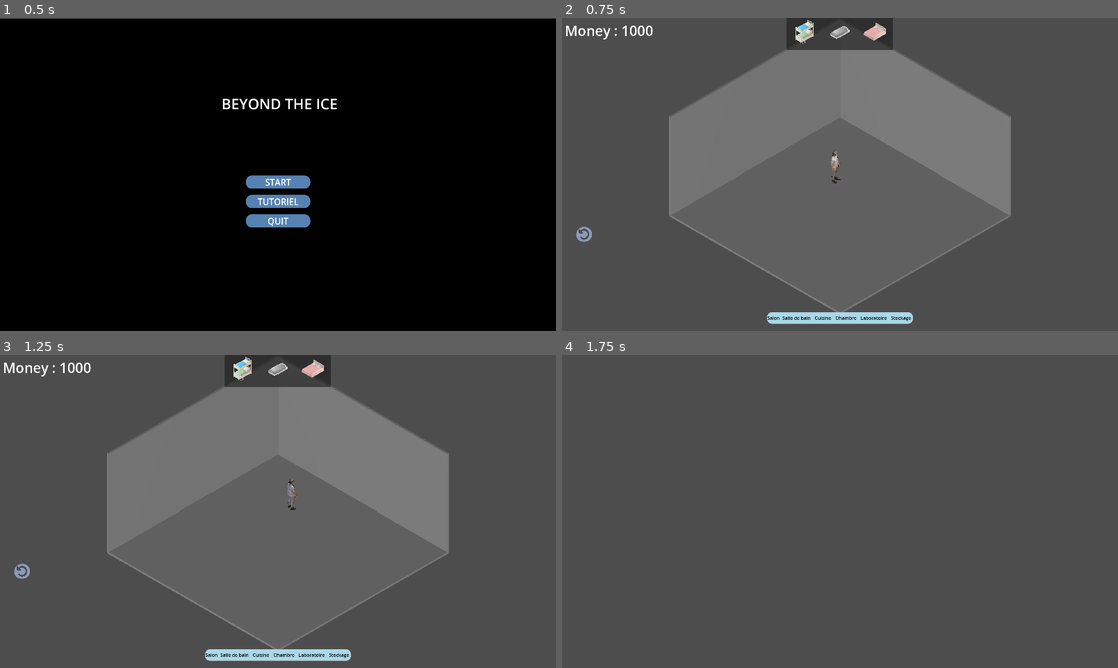
Above: before the commit, frames 1-4 (two rows, left to right).
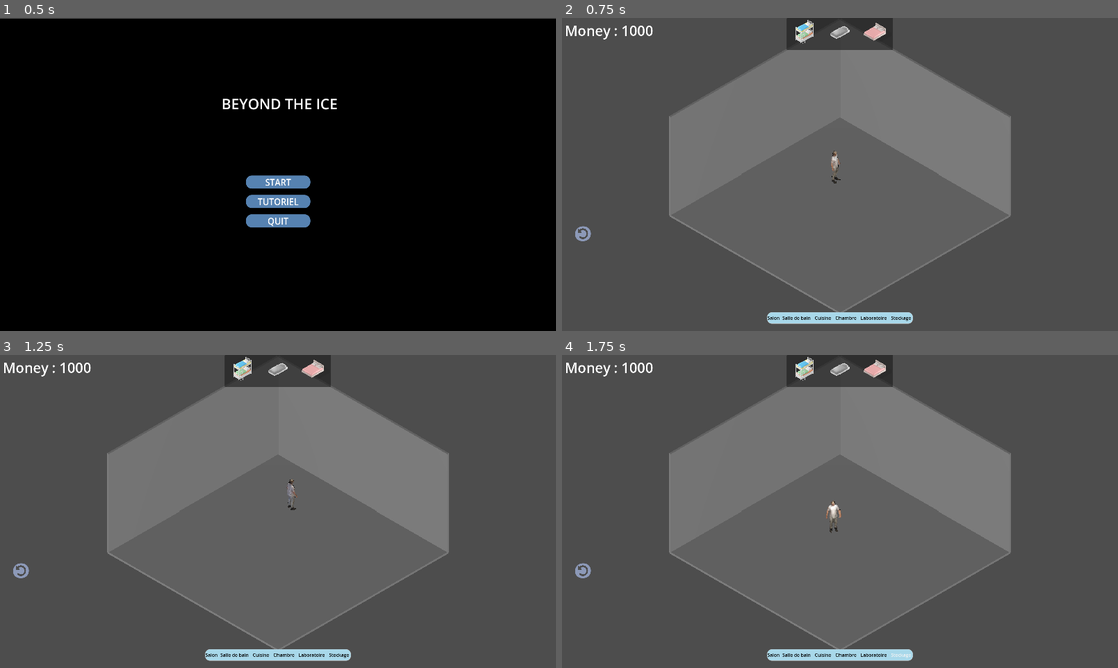
Above: after the commit, the same moments.

Repository: ygr671/beyond-the-ice
Game: Godot game, scene res://menu_principal/menu_principal.tscn
The game is run twice, just before and just after one commit, with the same random seed, the same clock (stepped at 60 frames per second) and the same inputs.
Inputs:
- Up to frame 1 (0.5 s): no input
- Up to frame 2 (0.75 s): click "START" at 0.5 s
- Up to frame 3 (1.25 s): no input
- Up to frame 4 (1.75 s): click "Salon" at 1.25 s

Frame 1 is identical in both runs. In frame 2, less than 0.1% of the frame differs, in the area x 2-6%, y 66-72%; in frame 3, less than 0.1%; in frame 4, 21%, in the area x 0-81%, y 0-98%.

Commit message:
ajout d'instance de UI pour toutes les scenes

Diff:
--- /dev/null
+++ b/Scenes/UI_Chambre.tscn
@@ -0,0 +1,5 @@
+[gd_scene load_steps=2 format=3 uid="uid://dsc1m3ldu2vve"]
+
+[ext_resource type="PackedScene" uid="uid://cly3vguseol5j" path="res://Scenes/UIObjectsSelection.tscn" id="1_f8cnd"]
+
+[node name="UIobjects" instance=ExtResource("1_f8cnd")]
--- /dev/null
+++ b/Scenes/UI_Cuisine.tscn
@@ -0,0 +1,5 @@
+[gd_scene load_steps=2 format=3 uid="uid://2sfvgg5vjgdw"]
+
+[ext_resource type="PackedScene" uid="uid://cly3vguseol5j" path="res://Scenes/UIObjectsSelection.tscn" id="1_n04ej"]
+
+[node name="UIobjects" instance=ExtResource("1_n04ej")]
--- /dev/null
+++ b/Scenes/UI_Laboratoire.tscn
@@ -0,0 +1,5 @@
+[gd_scene load_steps=2 format=3 uid="uid://igjoscphq21a"]
+
+[ext_resource type="PackedScene" uid="uid://cly3vguseol5j" path="res://Scenes/UIObjectsSelection.tscn" id="1_ipgbm"]
+
+[node name="UIobjects" instance=ExtResource("1_ipgbm")]
--- /dev/null
+++ b/Scenes/UI_S_D_B.tscn
@@ -0,0 +1,5 @@
+[gd_scene load_steps=2 format=3 uid="uid://b8e283gttqrq7"]
+
+[ext_resource type="PackedScene" uid="uid://cly3vguseol5j" path="res://Scenes/UIObjectsSelection.tscn" id="1_k67ge"]
+
+[node name="UIobjects" instance=ExtResource("1_k67ge")]
--- /dev/null
+++ b/Scenes/UI_Stockage.tscn
@@ -0,0 +1,5 @@
+[gd_scene load_steps=2 format=3 uid="uid://0vmqpqctdcdy"]
+
+[ext_resource type="PackedScene" uid="uid://cly3vguseol5j" path="res://Scenes/UIObjectsSelection.tscn" id="1_7ktex"]
+
+[node name="UIobjects" instance=ExtResource("1_7ktex")]
--- a/Scenes/chambre.tscn
+++ b/Scenes/chambre.tscn
@@ -1,3 +1,47 @@
-[gd_scene format=3 uid="uid://dfu1erasv0ed7"]
+[gd_scene load_steps=4 format=3 uid="uid://dfu1erasv0ed7"]
+
+[ext_resource type="PackedScene" uid="uid://dsc1m3ldu2vve" path="res://Scenes/UI_Chambre.tscn" id="1_jbwqq"]
+[ext_resource type="Texture2D" uid="uid://dn71xijsbmnut" path="res://Import/Icon/undoButtonIcon.png" id="2_ikf3b"]
+
+[sub_resource type="StyleBoxFlat" id="StyleBoxFlat_copcl"]
+bg_color = Color(0.547312, 0.5998718, 0.720781, 1)
+corner_radius_top_left = 57
+corner_radius_top_right = 57
+corner_radius_bottom_right = 57
+corner_radius_bottom_left = 50
 
 [node name="Chambre" type="Node3D"]
+
+[node name="UIobjects" parent="." instance=ExtResource("1_jbwqq")]
+
+[node name="InfoBubble" type="Panel" parent="UIobjects"]
+visible = false
+layout_mode = 0
+offset_left = 857.0
+offset_top = 447.0
+offset_right = 1049.0
+offset_bottom = 482.0
+
+[node name="Label" type="Label" parent="UIobjects/InfoBubble"]
+layout_mode = 1
+anchors_preset = 15
+anchor_right = 1.0
+anchor_bottom = 1.0
+grow_horizontal = 2
+grow_vertical = 2
+text = "Pas assez d'argent !"
+horizontal_alignment = 1
+vertical_alignment = 1
+uppercase = true
+
+[node name="Button" type="Button" parent="UIobjects"]
+layout_mode = 0
+offset_left = 49.0
+offset_top = 720.0
+offset_right = 106.29166
+offset_bottom = 771.0
+scale = Vector2(0.9600003, 1)
+theme_override_styles/normal = SubResource("StyleBoxFlat_copcl")
+icon = ExtResource("2_ikf3b")
+icon_alignment = 1
+expand_icon = true
--- a/Scenes/cuisine.tscn
+++ b/Scenes/cuisine.tscn
@@ -1,3 +1,47 @@
-[gd_scene format=3 uid="uid://bf88hmcfb1kf5"]
+[gd_scene load_steps=4 format=3 uid="uid://bf88hmcfb1kf5"]
+
+[ext_resource type="PackedScene" uid="uid://2sfvgg5vjgdw" path="res://Scenes/UI_Cuisine.tscn" id="1_aev6r"]
+[ext_resource type="Texture2D" uid="uid://dn71xijsbmnut" path="res://Import/Icon/undoButtonIcon.png" id="2_3xoxd"]
+
+[sub_resource type="StyleBoxFlat" id="StyleBoxFlat_ffpg0"]
+bg_color = Color(0.547312, 0.5998718, 0.720781, 1)
+corner_radius_top_left = 57
+corner_radius_top_right = 57
+corner_radius_bottom_right = 57
+corner_radius_bottom_left = 50
 
 [node name="Cuisine" type="Node3D"]
+
+[node name="UIobjects" parent="." instance=ExtResource("1_aev6r")]
+
+[node name="InfoBubble" type="Panel" parent="UIobjects"]
+visible = false
+layout_mode = 0
+offset_left = 857.0
+offset_top = 447.0
+offset_right = 1049.0
+offset_bottom = 482.0
+
+[node name="Label" type="Label" parent="UIobjects/InfoBubble"]
+layout_mode = 1
+anchors_preset = 15
+anchor_right = 1.0
+anchor_bottom = 1.0
+grow_horizontal = 2
+grow_vertical = 2
+text = "Pas assez d'argent !"
+horizontal_alignment = 1
+vertical_alignment = 1
+uppercase = true
+
+[node name="Button" type="Button" parent="UIobjects"]
+layout_mode = 0
+offset_left = 49.0
+offset_top = 720.0
+offset_right = 106.29166
+offset_bottom = 771.0
+scale = Vector2(0.9600003, 1)
+theme_override_styles/normal = SubResource("StyleBoxFlat_ffpg0")
+icon = ExtResource("2_3xoxd")
+icon_alignment = 1
+expand_icon = true
--- a/Scenes/laboratoire.tscn
+++ b/Scenes/laboratoire.tscn
@@ -1,3 +1,47 @@
-[gd_scene format=3 uid="uid://rp2mwojljdm"]
+[gd_scene load_steps=4 format=3 uid="uid://rp2mwojljdm"]
+
+[ext_resource type="PackedScene" uid="uid://igjoscphq21a" path="res://Scenes/UI_Laboratoire.tscn" id="1_pj8f5"]
+[ext_resource type="Texture2D" uid="uid://dn71xijsbmnut" path="res://Import/Icon/undoButtonIcon.png" id="2_svvxq"]
+
+[sub_resource type="StyleBoxFlat" id="StyleBoxFlat_syn2n"]
+bg_color = Color(0.547312, 0.5998718, 0.720781, 1)
+corner_radius_top_left = 57
+corner_radius_top_right = 57
+corner_radius_bottom_right = 57
+corner_radius_bottom_left = 50
 
 [node name="Laboratoire" type="Node3D"]
+
+[node name="UIobjects" parent="." instance=ExtResource("1_pj8f5")]
+
+[node name="InfoBubble" type="Panel" parent="UIobjects"]
+visible = false
+layout_mode = 0
+offset_left = 857.0
+offset_top = 447.0
+offset_right = 1049.0
+offset_bottom = 482.0
+
+[node name="Label" type="Label" parent="UIobjects/InfoBubble"]
+layout_mode = 1
+anchors_preset = 15
+anchor_right = 1.0
+anchor_bottom = 1.0
+grow_horizontal = 2
+grow_vertical = 2
+text = "Pas assez d'argent !"
+horizontal_alignment = 1
+vertical_alignment = 1
+uppercase = true
+
+[node name="Button" type="Button" parent="UIobjects"]
+layout_mode = 0
+offset_left = 45.000004
+offset_top = 719.0
+offset_right = 102.291626
+offset_bottom = 770.0
+scale = Vector2(0.9600003, 1)
+theme_override_styles/normal = SubResource("StyleBoxFlat_syn2n")
+icon = ExtResource("2_svvxq")
+icon_alignment = 1
+expand_icon = true
--- a/Scenes/main_scene.tscn
+++ b/Scenes/main_scene.tscn
@@ -62,10 +62,10 @@
 
 [node name="Button" type="Button" parent="UIobjects"]
 layout_mode = 0
-offset_left = 49.0
-offset_top = 720.0
-offset_right = 106.29166
-offset_bottom = 771.0
+offset_left = 45.0
+offset_top = 718.0
+offset_right = 102.29166
+offset_bottom = 769.0
 scale = Vector2(0.9600003, 1)
 theme_override_styles/normal = SubResource("StyleBoxFlat_6l7je")
 icon = ExtResource("2_6l7je")
--- a/Scenes/salle_de_bain.tscn
+++ b/Scenes/salle_de_bain.tscn
@@ -1,3 +1,48 @@
-[gd_scene format=3 uid="uid://b8u1rrssr351h"]
+[gd_scene load_steps=4 format=3 uid="uid://b8u1rrssr351h"]
+
+[ext_resource type="PackedScene" uid="uid://b8e283gttqrq7" path="res://Scenes/UI_S_D_B.tscn" id="1_4qnlc"]
+[ext_resource type="Texture2D" uid="uid://dn71xijsbmnut" path="res://Import/Icon/undoButtonIcon.png" id="2_kvv1p"]
+
+[sub_resource type="StyleBoxFlat" id="StyleBoxFlat_5qyt4"]
+bg_color = Color(0.547312, 0.5998718, 0.720781, 1)
+corner_radius_top_left = 57
+corner_radius_top_right = 57
+corner_radius_bottom_right = 57
+corner_radius_bottom_left = 50
 
 [node name="SalleDeBain" type="Node3D"]
+
+[node name="UIobjects" parent="." instance=ExtResource("1_4qnlc")]
+
+[node name="InfoBubble" type="Panel" parent="UIobjects"]
+visible = false
+layout_mode = 0
+offset_left = 857.0
+offset_top = 447.0
+offset_right = 1049.0
+offset_bottom = 482.0
+
+[node name="Label" type="Label" parent="UIobjects/InfoBubble"]
+layout_mode = 1
+anchors_preset = 15
+anchor_right = 1.0
+anchor_bottom = 1.0
+grow_horizontal = 2
+grow_vertical = 2
+text = "Pas assez d'argent !"
+horizontal_alignment = 1
+vertical_alignment = 1
+uppercase = true
+
+[node name="Button" type="Button" parent="UIobjects"]
+layout_mode = 0
+offset_left = 50.000008
+offset_top = 731.0
+offset_right = 107.29163
+offset_bottom = 782.0
+rotation = -0.044247016
+scale = Vector2(0.9600003, 1)
+theme_override_styles/normal = SubResource("StyleBoxFlat_5qyt4")
+icon = ExtResource("2_kvv1p")
+icon_alignment = 1
+expand_icon = true
--- a/Scenes/salon.tscn
+++ /dev/null
@@ -1,3 +0,0 @@
-[gd_scene format=3 uid="uid://ul7u5qn1f2u3"]
-
-[node name="Salon" type="Node3D"]
--- a/Scenes/scene_modele.tscn
+++ /dev/null
@@ -1,68 +0,0 @@
-[gd_scene load_steps=10 format=3 uid="uid://pirhygjro176"]
-
-[ext_resource type="PackedScene" uid="uid://vy68o6b7ni3t" path="res://Scenes/main_scene.tscn" id="1_6mk8y"]
-[ext_resource type="PackedScene" uid="uid://dhb0rh6musbex" path="res://npc/navigation_npc.tscn" id="2_7s2c2"]
-
-[sub_resource type="NavigationMesh" id="NavigationMesh_jv6wh"]
-
-[sub_resource type="BoxMesh" id="BoxMesh_6mk8y"]
-size = Vector3(10, 0.1, 10)
-
-[sub_resource type="BoxShape3D" id="BoxShape3D_vb435"]
-size = Vector3(10, 0.1, 10)
-
-[sub_resource type="BoxMesh" id="BoxMesh_7s2c2"]
-size = Vector3(10, 5, 0.1)
-
-[sub_resource type="BoxShape3D" id="BoxShape3D_vjshh"]
-size = Vector3(10, 5, 0.1)
-
-[sub_resource type="BoxMesh" id="BoxMesh_vpkbj"]
-size = Vector3(0.1, 5, 10)
-
-[sub_resource type="BoxShape3D" id="BoxShape3D_uidsk"]
-size = Vector3(0.1, 5, 10)
-
-[node name="Ground" instance=ExtResource("1_6mk8y")]
-
-[node name="Camera3D" parent="." index="1"]
-transform = Transform3D(0.7071068, -0.4055798, 0.579228, 0, 0.81915206, 0.57357645, -0.7071068, -0.4055798, 0.579228, 8, 8, 8)
-size = 5.989
-
-[node name="NavigationRegion3D2" type="NavigationRegion3D" parent="Salle" index="0"]
-transform = Transform3D(0.5, 0, 0, 0, 0.5, 0, 0, 0, 0.5, -0.9956758, 0.16522157, 0.016869187)
-navigation_mesh = SubResource("NavigationMesh_jv6wh")
-
-[node name="NavigationNPC2" parent="Salle" index="1" instance=ExtResource("2_7s2c2")]
-transform = Transform3D(1, 0, 0, 0, 1, 0, 0, 0, 1, -1.3073955, 0.7234106, -0.41434598)
-input_ray_pickable = false
-
-[node name="Sol2" type="StaticBody3D" parent="Salle" index="2"]
-
-[node name="Mur droit2" type="StaticBody3D" parent="Salle" index="3"]
-
-[node name="Mur gauche2" type="StaticBody3D" parent="Salle" index="4"]
-
-[node name="MeshInstance3D2" type="MeshInstance3D" parent="Salle/Sol" index="0"]
-mesh = SubResource("BoxMesh_6mk8y")
-
-[node name="CollisionShape3D2" type="CollisionShape3D" parent="Salle/Sol" index="1"]
-shape = SubResource("BoxShape3D_vb435")
-
-[node name="MeshInstance3D2" type="MeshInstance3D" parent="Salle/Mur droit" index="0"]
-transform = Transform3D(1, 0, 0, 0, 1, 0, 0, 0, 1, 0, 2.5, -5)
-mesh = SubResource("BoxMesh_7s2c2")
-
-[node name="CollisionShape3D2" type="CollisionShape3D" parent="Salle/Mur droit" index="1"]
-transform = Transform3D(1, 0, 0, 0, 1, 0, 0, 0, 1, 0, 2.5, -5)
-shape = SubResource("BoxShape3D_vjshh")
-
-[node name="MeshInstance3D2" type="MeshInstance3D" parent="Salle/Mur gauche" index="0"]
-transform = Transform3D(1, 0, 0, 0, 1, 0, 0, 0, 1, -5, 2.5, 0)
-mesh = SubResource("BoxMesh_vpkbj")
-
-[node name="CollisionShape3D2" type="CollisionShape3D" parent="Salle/Mur gauche" index="1"]
-transform = Transform3D(1, 0, 0, 0, 1, 0, 0, 0, 1, -5, 2.5, 0)
-shape = SubResource("BoxShape3D_uidsk")
-
-[node name="Salle2" type="Node3D" parent="." index="5"]
--- a/Scenes/stockage.tscn
+++ b/Scenes/stockage.tscn
@@ -1,3 +1,47 @@
-[gd_scene format=3 uid="uid://6h65j6uahybl"]
+[gd_scene load_steps=4 format=3 uid="uid://6h65j6uahybl"]
+
+[ext_resource type="PackedScene" uid="uid://0vmqpqctdcdy" path="res://Scenes/UI_Stockage.tscn" id="1_rjb02"]
+[ext_resource type="Texture2D" uid="uid://dn71xijsbmnut" path="res://Import/Icon/undoButtonIcon.png" id="2_ukki0"]
+
+[sub_resource type="StyleBoxFlat" id="StyleBoxFlat_3jcfs"]
+bg_color = Color(0.547312, 0.5998718, 0.720781, 1)
+corner_radius_top_left = 57
+corner_radius_top_right = 57
+corner_radius_bottom_right = 57
+corner_radius_bottom_left = 50
 
 [node name="Stockage" type="Node3D"]
+
+[node name="UIobjects" parent="." instance=ExtResource("1_rjb02")]
+
+[node name="InfoBubble" type="Panel" parent="UIobjects"]
+visible = false
+layout_mode = 0
+offset_left = 857.0
+offset_top = 447.0
+offset_right = 1049.0
+offset_bottom = 482.0
+
+[node name="Label" type="Label" parent="UIobjects/InfoBubble"]
+layout_mode = 1
+anchors_preset = 15
+anchor_right = 1.0
+anchor_bottom = 1.0
+grow_horizontal = 2
+grow_vertical = 2
+text = "Pas assez d'argent !"
+horizontal_alignment = 1
+vertical_alignment = 1
+uppercase = true
+
+[node name="Button" type="Button" parent="UIobjects"]
+layout_mode = 0
+offset_left = 45.0
+offset_top = 718.0
+offset_right = 102.29166
+offset_bottom = 769.0
+scale = Vector2(0.9600003, 1)
+theme_override_styles/normal = SubResource("StyleBoxFlat_3jcfs")
+icon = ExtResource("2_ukki0")
+icon_alignment = 1
+expand_icon = true
--- a/Scripts/ui_objects_selection.gd
+++ b/Scripts/ui_objects_selection.gd
@@ -21,6 +21,7 @@
 func _ready():
 	camera = get_viewport().get_camera_3d()
 	set_money(money);
+
 
 func _unhandled_input(event: InputEvent) -> void:
 	if event.is_action_pressed("left_click") and can_place:
@@ -137,7 +138,7 @@
 
 
 func _on_salon_pressed() -> void:
-	get_tree().change_scene_to_file("res://Scenes/salon.tscn")
+	get_tree().change_scene_to_file("res://Scenes/main_scene.tscn")
 
 func _on_salle_de_bain_pressed() -> void:
 	get_tree().change_scene_to_file("res://Scenes/salle_de_bain.tscn")
